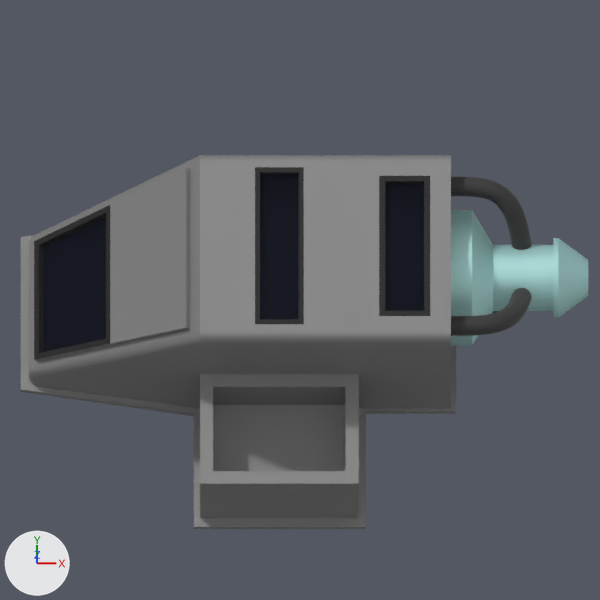
The Blender file Source/Content/Models/ReactorInjector.blend as it was, and as the next commit left it.
Both versions are drawn from the file's camera 'Camera'. The axes (+X, +Y, +Z) are drawn at lower left. The lights are the same throughout.

The older version as bpy lines, for what is in view:
```python
ob_body = bpy.data.objects.new('Body', me_cube_001)
ob_body.location = (1.5, 1.5, 0.5)
ob_nozzle = bpy.data.objects.new('Nozzle', me_cylinder)
ob_nozzle.parent = ob_body
ob_nozzle.location = (2.534, 1.5, 0.532)
ob_nozzle.rotation_euler = (0.0, 1.571, 0.0)  # degrees (0, 90, 0)
ob_nozzle.scale = (0.339, 0.339, 0.339)
ob_pipe = bpy.data.objects.new('Pipe', cu_nurbspath)
ob_pipe.parent = ob_nozzle
ob_pipe.location = (2.453, 1.81, 0.793)
# also in view: 'Pipe.001' at (2.44, 1.27, 0.72)
```
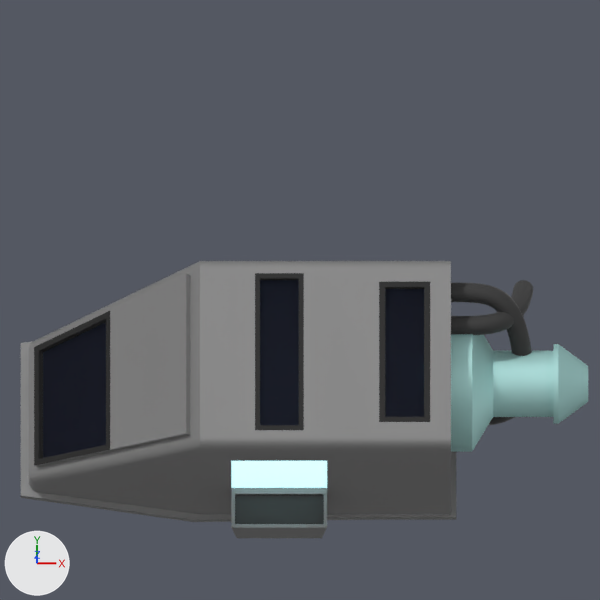
Location of each change, (x1, y1, x2, y2) in pixels of the pictures (600 x 600 px; the box of a moved part takes in the faces that stretch with it):
'Body', reshaped, moved (26% shorter): before (21, 155, 456, 529); after (21, 261, 456, 538)
'Nozzle', moved: before (451, 210, 588, 346); after (451, 334, 588, 452)
'Pipe', moved: before (451, 177, 532, 250); after (451, 283, 532, 356)
'Pipe.002', moved (not visible before): after (489, 417, 515, 425)
part 1 of me_cube_001, moved or reshaped: before (114, 344, 451, 529); after (114, 450, 451, 538)

The change, as a list of edits to the scene's bpy script:
```text
Add mat_screen_glow:
    mat_screen_glow = principled_material('Screen Glow')
    mat_screen_glow.base_color = (0.712, 0.914, 1.0)  # white #dbf5ff
    mat_screen_glow.emission_color = (0.538, 0.971, 1.0)  # cyan #c2fcff
    mat_screen_glow.emission_strength = 1.0
Change me_cube_001:
    used by ob_body; location = (1.5, 1.5, 0.5)
    remove me_cube_001.from_pydata(...)  # 172 vertices, 168 faces; spans x -1.4..0.78, y -1.13..0.54, z -0.53..0.5
    add me_cube_001.from_pydata(...)  # 172 vertices, 168 faces; spans x -1.4..0.78, y -0.7..0.54, z -0.53..0.5
    me_cube_001 part 1
    20 vertices are removed from x -0.53..0.33, y -1.13..-0.5, z -0.53..0.0
    24 faces are deleted
    2 vertices move from x -0.5..0.29, y -0.5, z -0.31 to x -0.32..0.11, y -0.5, z -0.31
    15 vertices are added at x -0.34..0.12, y -0.7..-0.49, z -0.31..0.28
    5 new vertices lie (0.48, 0.0, 0.0) away from vertices in x -0.34, y -0.7..-0.49, z -0.15..0.28
    22 new faces join them, mat_body (grey #8a8a8a)
    1 new face joins them, mat_screen_glow (white #dcf5ff)
    1 new face joins them, mat_cable (black #414141)
    add me_cube_001.materials.append(mat_cable)  # black #414141
    add me_cube_001.materials.append(mat_screen_glow)  # white #dbf5ff
Change ob_body:
    ob_body.location: (1.5, 1.5, 0.5) -> (1.5, 0.927, 0.525)
```
